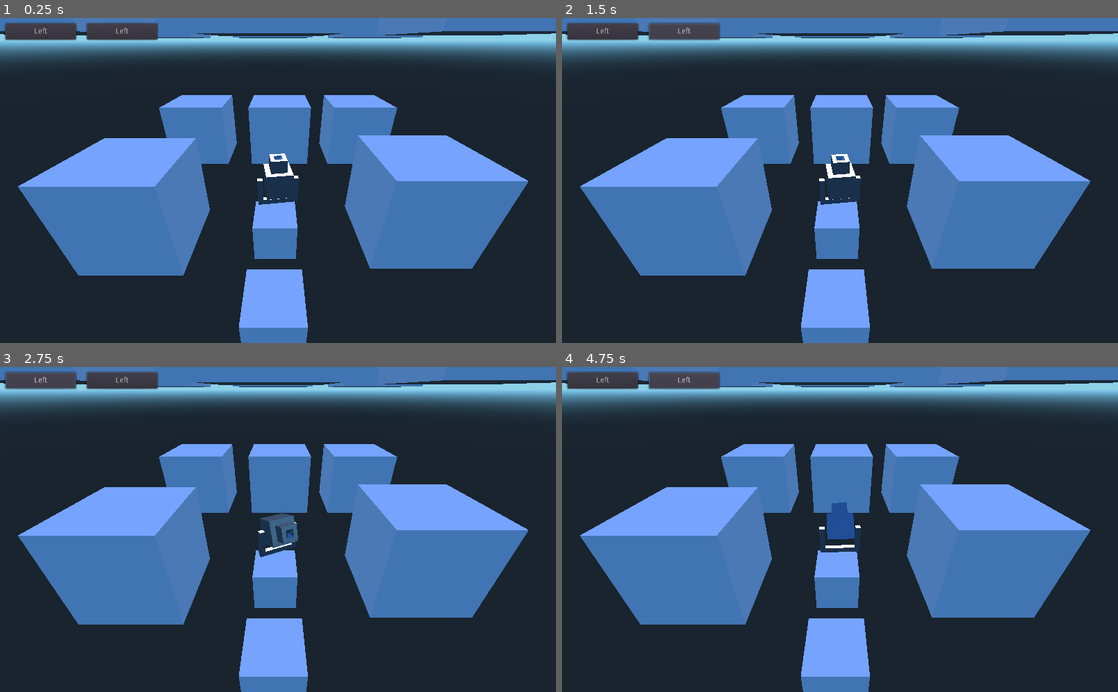
Above: before the commit, frames 1-4 (two rows, left to right).
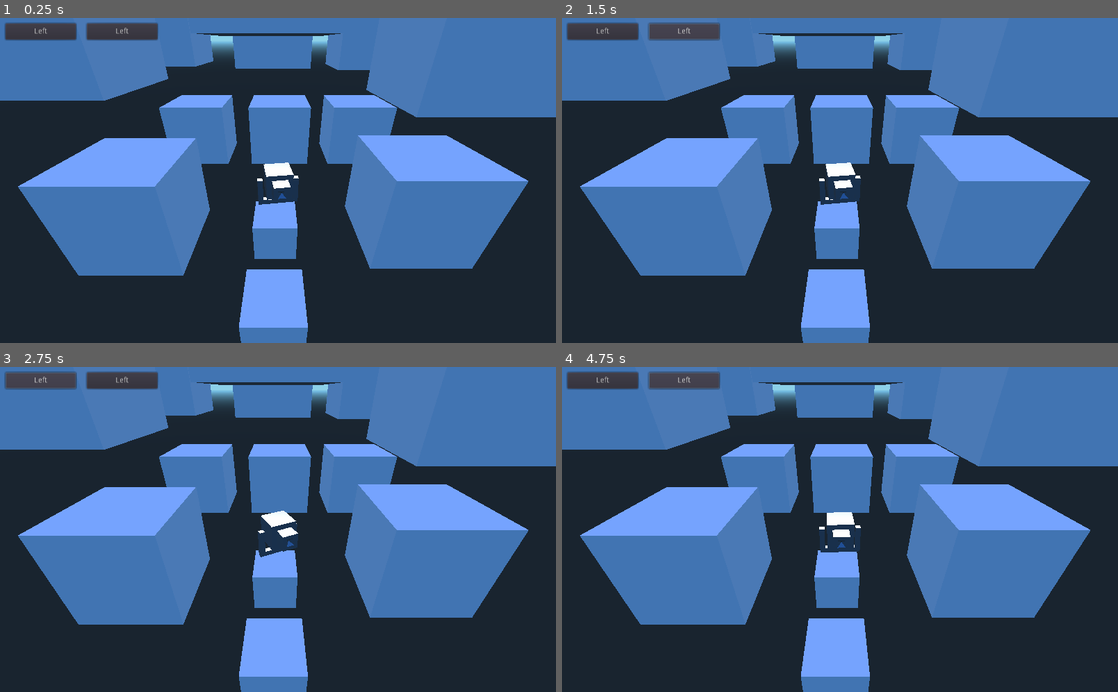
Above: after the commit, the same moments.

Repository: Lightnet/gd3mechs
Game: Godot game, scene res://MainNode.tscn
Two runs of this game, one before a commit and one after it. Both use one fixed random seed, a clock stepped at 60 frames per second and the inputs below.
Inputs:
- Up to frame 1 (0.25 s): no input
- Up to frame 2 (1.5 s): click "Left" at 0.5 s; click "Left" at 1.25 s
- Up to frame 3 (2.75 s): click "Left" at 2 s
- Up to frame 4 (4.75 s): click "Left" at 2.75 s; click "Left" at 3.5 s; click "Left" at 4.25 s

The runs differ from the first frame. In frame 1, 16% of the frame differs, in the area x 0-100%, y 4-56%; in frame 2, 16%; in frame 3, 17%; in frame 4, 17%.

Commit message:
Simple animatin test.

Diff:
--- a/CustomMechs.tscn
+++ b/CustomMechs.tscn
@@ -16,7 +16,7 @@
 subdivide_width = 0
 subdivide_depth = 0
 
-[node name="Node" type="Node" index="0"]
+[node name="Node" type="Node"]
 
 [node name="CanvasLayer" type="CanvasLayer" parent="." index="0"]
 
--- a/MainNode.tscn
+++ b/MainNode.tscn
@@ -17,7 +17,7 @@
 subdivide_height = 0
 subdivide_depth = 0
 
-[node name="Node" type="Node" index="0"]
+[node name="Node" type="Node"]
 
 [node name="Control" type="Control" parent="." index="0"]
 
@@ -101,7 +101,6 @@
 
 [node name="KinematicBody" type="KinematicBody" parent="Spatial" index="1"]
 
-transform = Transform( 1, 0, 0, 0, 1, 0, 0, 0, 1, 0, 0, 0 )
 input_ray_pickable = true
 input_capture_on_drag = false
 collision_layer = 1
@@ -122,8 +121,6 @@
 
 [node name="Turret Root" parent="Spatial/KinematicBody" index="1" instance=ExtResource( 1 )]
 
-editor/display_folded = true
-
 [node name="KinematicBody2" type="KinematicBody" parent="Spatial" index="2"]
 
 editor/display_folded = true
@@ -278,6 +275,7 @@
 
 [node name="KinematicBody6" type="KinematicBody" parent="Spatial" index="6"]
 
+editor/display_folded = true
 transform = Transform( 1, 0, 0, 0, 1, 0, 0, 0, 1, 2.80097, 0, -0.153242 )
 input_ray_pickable = true
 input_capture_on_drag = false
@@ -316,7 +314,7 @@
 [node name="KinematicBody7" type="KinematicBody" parent="Spatial" index="7"]
 
 editor/display_folded = true
-transform = Transform( 1, 0, 0, 0, 1, 0, 0, 0, 1, 2.80097, 3.91089, -0.153242 )
+transform = Transform( 1, 0, 0, 0, 1, 0, 0, 0, 1, 2.80097, 2.96942, -0.153242 )
 input_ray_pickable = true
 input_capture_on_drag = false
 collision_layer = 1
@@ -354,7 +352,7 @@
 [node name="KinematicBody8" type="KinematicBody" parent="Spatial" index="8"]
 
 editor/display_folded = true
-transform = Transform( 1, 0, 0, 0, 1, 0, 0, 0, 1, -3.18548, 3.91089, -0.153242 )
+transform = Transform( 1, 0, 0, 0, 1, 0, 0, 0, 1, -3.18548, 3.17604, -0.153242 )
 input_ray_pickable = true
 input_capture_on_drag = false
 collision_layer = 1
@@ -392,7 +390,7 @@
 [node name="KinematicBody9" type="KinematicBody" parent="Spatial" index="9"]
 
 editor/display_folded = true
-transform = Transform( 1, 0, 0, 0, 1, 0, 0, 0, 1, -3.18548, 3.91089, -3.96897 )
+transform = Transform( 1, 0, 0, 0, 1, 0, 0, 0, 1, -3.18548, 3.24616, -3.96897 )
 input_ray_pickable = true
 input_capture_on_drag = false
 collision_layer = 1
@@ -430,7 +428,7 @@
 [node name="KinematicBody10" type="KinematicBody" parent="Spatial" index="10"]
 
 editor/display_folded = true
-transform = Transform( 1, 0, 0, 0, 1, 0, 0, 0, 1, -0.133626, 3.91089, -3.96897 )
+transform = Transform( 1, 0, 0, 0, 1, 0, 0, 0, 1, -0.133626, 3.1971, -3.96897 )
 input_ray_pickable = true
 input_capture_on_drag = false
 collision_layer = 1
@@ -581,8 +579,7 @@
 
 [node name="KinematicBody11" type="KinematicBody" parent="Spatial" index="14"]
 
-editor/display_folded = true
-transform = Transform( 1, 0, 0, 0, 1, 0, 0, 0, 1, 2.61721, 3.91089, -3.96897 )
+transform = Transform( 1, 0, 0, 0, 1, 0, 0, 0, 1, 2.61721, 3.15678, -3.96897 )
 input_ray_pickable = true
 input_capture_on_drag = false
 collision_layer = 1
@@ -620,3 +617,6 @@
 [connection signal="pressed" from="Control/ButtonLeft" to="Spatial/KinematicBody/Turret Root" method="_on_ButtonLeft_pressed"]
 
 [connection signal="pressed" from="Control/ButtonRight" to="Spatial/KinematicBody/Turret Root" method="_on_ButtonRight_pressed"]
+
+
+[editable path="Spatial/KinematicBody/Turret Root"]
--- /dev/null
+++ b/TurretAnimation.tscn
@@ -0,0 +1,87 @@
+[gd_scene load_steps=3 format=2]
+
+[ext_resource path="res://models/Turret03/baseturret03.dae" type="PackedScene" id=1]
+[ext_resource path="res://scripts/turret03animation.gd" type="Script" id=2]
+
+[node name="Node" type="Node" index="0"]
+
+[node name="Spatial" type="Spatial" parent="." index="0"]
+
+[node name="Camera" type="Camera" parent="Spatial" index="0"]
+
+transform = Transform( 1, 0, 0, 0, 1, 0, 0, 0, 1, 0, 0, 4.01496 )
+keep_aspect = 1
+cull_mask = 1048575
+environment = null
+h_offset = 0.0
+v_offset = 0.0
+doppler_tracking = 0
+projection = 0
+current = false
+fov = 70.0
+size = 1.0
+near = 0.05
+far = 100.0
+
+[node name="Scene Root" parent="Spatial" index="1" instance=ExtResource( 1 )]
+
+script = ExtResource( 2 )
+
+[node name="AnimationPlayer" parent="Spatial/Scene Root" index="1"]
+
+_sections_unfolded = [ "Playback Options" ]
+
+[node name="CanvasLayer" type="CanvasLayer" parent="." index="1"]
+
+layer = 1
+offset = Vector2( 0, 0 )
+rotation = 0.0
+scale = Vector2( 1, 1 )
+transform = Transform2D( 1, 0, 0, 1, 0, 0 )
+
+[node name="Control" type="Control" parent="CanvasLayer" index="0"]
+
+anchor_left = 0.0
+anchor_top = 0.0
+anchor_right = 0.0
+anchor_bottom = 0.0
+margin_right = 40.0
+margin_bottom = 40.0
+rect_pivot_offset = Vector2( 0, 0 )
+mouse_filter = 0
+mouse_default_cursor_shape = 0
+size_flags_horizontal = 1
+size_flags_vertical = 1
+
+[node name="Button" type="Button" parent="CanvasLayer/Control" index="0"]
+
+anchor_left = 0.0
+anchor_top = 0.0
+anchor_right = 0.0
+anchor_bottom = 0.0
+margin_left = 20.0
+margin_top = 30.0
+margin_right = 140.0
+margin_bottom = 50.0
+rect_pivot_offset = Vector2( 0, 0 )
+focus_mode = 2
+mouse_filter = 0
+mouse_default_cursor_shape = 0
+size_flags_horizontal = 1
+size_flags_vertical = 1
+toggle_mode = false
+enabled_focus_mode = 2
+shortcut = null
+group = null
+text = "Play"
+flat = false
+align = 1
+
+[connection signal="animation_finished" from="Spatial/Scene Root/AnimationPlayer" to="Spatial/Scene Root" method="_on_AnimationPlayer_animation_finished"]
+
+[connection signal="animation_started" from="Spatial/Scene Root/AnimationPlayer" to="Spatial/Scene Root" method="_on_AnimationPlayer_animation_started"]
+
+[connection signal="pressed" from="CanvasLayer/Control/Button" to="Spatial/Scene Root" method="_on_Button_pressed"]
+
+
+[editable path="Spatial/Scene Root"]
--- a/scripts/TurretTargetTest01.gd
+++ b/scripts/TurretTargetTest01.gd
@@ -66,6 +66,50 @@
 		#rotate( Vector3(0,1,0), deg2rad(10) )#works
 		#point.transform.origin = hit.position
 		#pass
+	setbaserotation(delta)
+	setpitchrotation(delta)
+
+
+	#turret_base = turret_base.rotated( Vector3(0,1,0), deg2rad(20) * delta)
+	#var up = Vector3(0,1,0)
+	#turret_base = turret_base.looking_at(basepos, up)
+	#skeleton.set_bone_pose( boneid, turret_base )
+	#print("test")
+	#bonename = "turret"
+	#boneid = skeleton.find_bone(bonename)
+	#var turret_pitch = skeleton.get_bone_pose(boneid)
+	#pitchpos.x = 0
+	#pitchpos.z = 0
+	#turret_pitch = turret_pitch.looking_at(pitchpos, up)
+	#skeleton.set_bone_pose( boneid, turret_pitch )
+	#pass
+	"""
+	var chassis_transform = get_parent().get_global_transform()
+	#var turret_transform = get_global_transform()
+	var turret_transform = skeleton.get_bone_pose(boneid)
+	# vector for rotation axis of turret
+	var turret_up = chassis_transform.basis.y.normalized()
+	# plane trough turret
+	var p1 = turret_transform.origin
+	var p2 = p1 + turret_transform.basis.x
+	var p3 = p1 + turret_transform.basis.z
+	var plane = Plane(p1, p2, p3)
+	var look_at = plane.project(pitchpos)
+	if(typeof(look_at) == TYPE_VECTOR3):
+		var x = (look_at - turret_transform.origin).normalized()
+		var y = turret_up.normalized()
+		var z = x.cross(y).normalized()
+		var quaternion_current = Quat(turret_transform.basis)
+		var quaternion_new = quaternion_current.slerp(Basis(x, y, z), delta*3.0)
+		#set_global_transform(Transform(quaternion_new, turret_transform.origin))
+		var trans = Transform(quaternion_new, turret_transform.origin)
+		skeleton.set_bone_pose( boneid, trans )
+	"""
+	#var turret_pitch = skeleton.get_bone_pose(boneid)
+	#turret_pitch.rotate((get_transform().basis.y).normalized(),get_transform().basis.y.angle_to(Vector3))
+	#skeleton.set_bone_pose( boneid, turret_pitch )
+
+func setbaserotation(delta):
 	bonename = "Base"
 	boneid = skeleton.find_bone(bonename)
 	var chassis_transformb = get_parent().get_global_transform()
@@ -88,80 +132,38 @@
 		var transb = Transform(quaternion_newb, turret_baseb.origin)
 		skeleton.set_bone_pose( boneid, transb )
 
-
-	#turret_base = turret_base.rotated( Vector3(0,1,0), deg2rad(20) * delta)
-	#var up = Vector3(0,1,0)
-	#turret_base = turret_base.looking_at(basepos, up)
-
-	#skeleton.set_bone_pose( boneid, turret_base )
-	#print("test")
-
-	#bonename = "turret"
-	#boneid = skeleton.find_bone(bonename)
-	#var turret_pitch = skeleton.get_bone_pose(boneid)
-	#pitchpos.x = 0
-	#pitchpos.z = 0
-	#turret_pitch = turret_pitch.looking_at(pitchpos, up)
-	#skeleton.set_bone_pose( boneid, turret_pitch )
-	#pass
-
+func setpitchrotation(delta):
 	bonename = "turret"
 	boneid = skeleton.find_bone(bonename)
 
 	var chassis_transform = get_parent().get_global_transform()
-	#var turret_transform = get_global_transform()
 	var turret_transform = skeleton.get_bone_pose(boneid)
 	# vector for rotation axis of turret
 	var turret_up = chassis_transform.basis.x.normalized()
 	# plane trough turret
 	#var p1 = turret_transform.origin
-	var p1 = turret_transform.origin + turret_transform.basis.y
-	var p2 = turret_transform.origin
-	var p3 = turret_transform.origin + turret_transform.basis.z
+	var p1 = turret_transform.origin + turret_transform.basis.x
+	var p2 = turret_transform.origin + turret_transform.basis.z
+	var p3 = turret_transform.origin
 	var plane = Plane(p1, p2, p3)
 	var look_at = plane.project(pitchpos)
 	if(typeof(look_at) == TYPE_VECTOR3):
+		var z = (look_at - turret_transform.origin).normalized()
 		var x = turret_up.normalized()
-		var y = (look_at - turret_transform.origin).normalized()
-		var z = x.cross(y).normalized()
+		var y = x.cross(z).normalized()
+
 		var quaternion_current = Quat(turret_transform.basis)
 		var quaternion_new = quaternion_current.slerp(Basis(x, y, z), delta*3.0)
 		#set_global_transform(Transform(quaternion_new, turret_transform.origin))
 		var trans = Transform(quaternion_new, turret_transform.origin)
 		skeleton.set_bone_pose( boneid, trans )
-
-	"""
-	var chassis_transform = get_parent().get_global_transform()
-	#var turret_transform = get_global_transform()
-	var turret_transform = skeleton.get_bone_pose(boneid)
-	# vector for rotation axis of turret
-	var turret_up = chassis_transform.basis.y.normalized()
-	# plane trough turret
-	var p1 = turret_transform.origin
-	var p2 = p1 + turret_transform.basis.x
-	var p3 = p1 + turret_transform.basis.z
-	var plane = Plane(p1, p2, p3)
-	var look_at = plane.project(pitchpos)
-	if(typeof(look_at) == TYPE_VECTOR3):
-		var x = (look_at - turret_transform.origin).normalized()
-		var y = turret_up.normalized()
-		var z = x.cross(y).normalized()
-		var quaternion_current = Quat(turret_transform.basis)
-		var quaternion_new = quaternion_current.slerp(Basis(x, y, z), delta*3.0)
-		#set_global_transform(Transform(quaternion_new, turret_transform.origin))
-		var trans = Transform(quaternion_new, turret_transform.origin)
-		skeleton.set_bone_pose( boneid, trans )
-	"""
-
-	#var turret_pitch = skeleton.get_bone_pose(boneid)
-	#turret_pitch.rotate((get_transform().basis.y).normalized(),get_transform().basis.y.angle_to(Vector3))
-	#skeleton.set_bone_pose( boneid, turret_pitch )
+	pass
 
 func _on_ButtonLeft_pressed():
 	angle += 10
 	var rot = Quat(Vector3(0, 1, 0), deg2rad(angle))
 	#var rot = Quat(Vector3(0, 1, 0), value * -1)
-	var t = get_parent().get_transform()
+	var t = get_parent().get_global_transform()
 	get_parent().set_transform(Transform(rot, t.origin))
 	pass # replace with function body
 
@@ -170,6 +172,6 @@
 	angle -= 10
 	var rot = Quat(Vector3(0, 1, 0), deg2rad(angle))
 	#var rot = Quat(Vector3(0, 1, 0), value * -1)
-	var t = get_parent().get_transform()
+	var t = get_parent().get_global_transform()
 	get_parent().set_transform(Transform(rot, t.origin))
 	pass # replace with function body
--- /dev/null
+++ b/scripts/turret03animation.gd
@@ -0,0 +1,32 @@
+extends Spatial
+
+# class member variables go here, for example:
+# var a = 2
+# var b = "textvar"
+
+func _ready():
+	# Called every time the node is added to the scene.
+	# Initialization here
+	pass
+
+#func _process(delta):
+#	# Called every frame. Delta is time since last frame.
+#	# Update game logic here.
+#	pass
+
+
+func _on_Button_pressed():
+	var anim = get_node("AnimationPlayer")
+
+	anim.play("up")
+	pass # replace with function body
+
+
+func _on_AnimationPlayer_animation_started( anim_name ):
+	print("start animation?")
+	pass # replace with function body
+
+
+func _on_AnimationPlayer_animation_finished( anim_name ):
+	print("finish animation?")
+	pass # replace with function body
Not shown, changed: models/Turret03/baseturret03.dae
Not shown, changed: models/Turret03/baseturret03.dae.import
Not shown, changed: README.md
